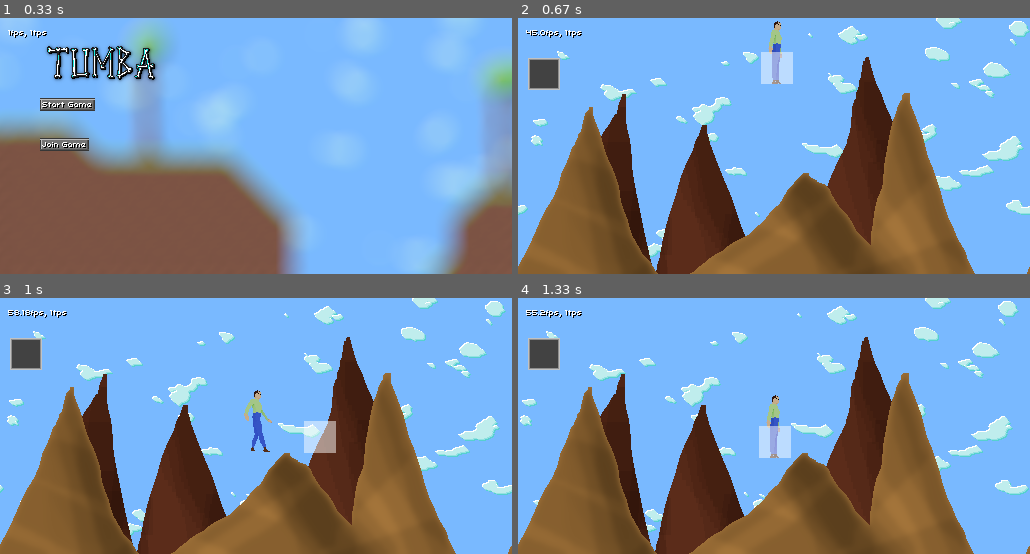
Above: before the commit, frames 1-4 (two rows, left to right).
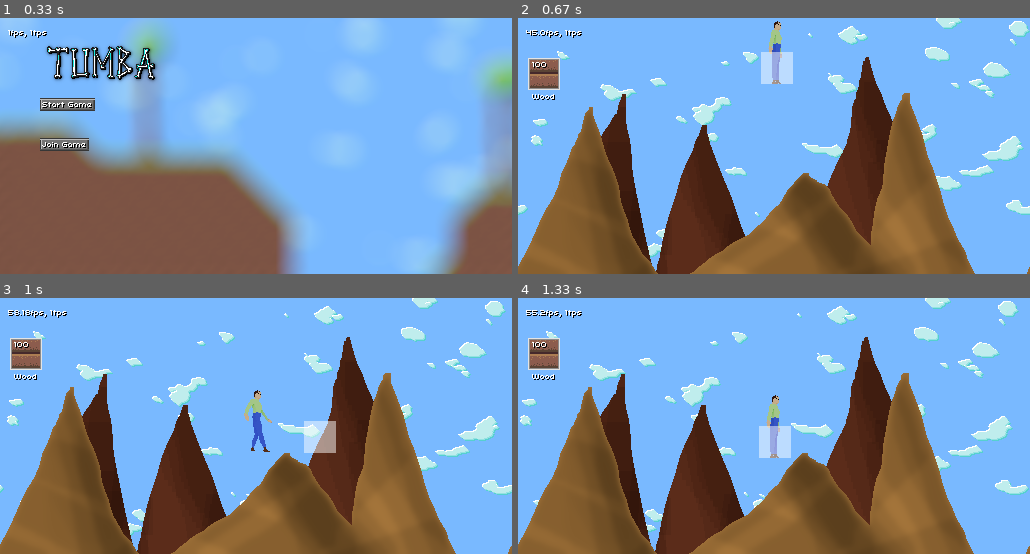
Above: after the commit, the same moments.

Repository: tumbagame/tumba
Game: pygame game, started from main.py
Same seed, same stepped clock (60 frames per second), same inputs: the game is played once before the commit and once after it.
Inputs (mouse positions are in pixels of both pictures, inside the frame that each line leads up to):
- Up to frame 1 (0.33 s): no input
- Up to frame 2 (0.67 s): click (584, 105) at 0.38 s
- Up to frame 3 (1 s): hold D from 0.67 s (still down); move the mouse to (419, 418) at 0.7 s
- Up to frame 4 (1.33 s): release D at 1.13 s; hold W from 1.17 s (still down); move the mouse to (651, 428) at 1.2 s; tap F at 1.23 s

Frame 1 is identical in both runs. In frame 2, 0.8% of the frame differs, in the area x 1-9%, y 15-33%; in frame 3, 0.8%; in frame 4, 0.8%.

Commit message:
Add stone pickaxe recipie

Diff:
--- a/assets/recipies.json
+++ b/assets/recipies.json
@@ -29,6 +29,20 @@
                     "count": 10
                 }
             ]
+        },
+        {
+            "result": 49,
+            "amount": 1,
+            "recipie": [
+                {
+                    "item": 12,
+                    "count": 5
+                },
+                {
+                    "item": 7,
+                    "count": 5
+                }
+            ]
         }
     ]
 }
--- a/inventory.py
+++ b/inventory.py
@@ -17,6 +17,8 @@
 class Inventory:
     def __init__(self):
         self.slots = [InventorySlot() for _ in range(24)]
+        self.slots[0].item = 7
+        self.slots[0].count = 100
 
     def is_possible_recipie(self, recipie):
         for requirement in recipie.recipie:
